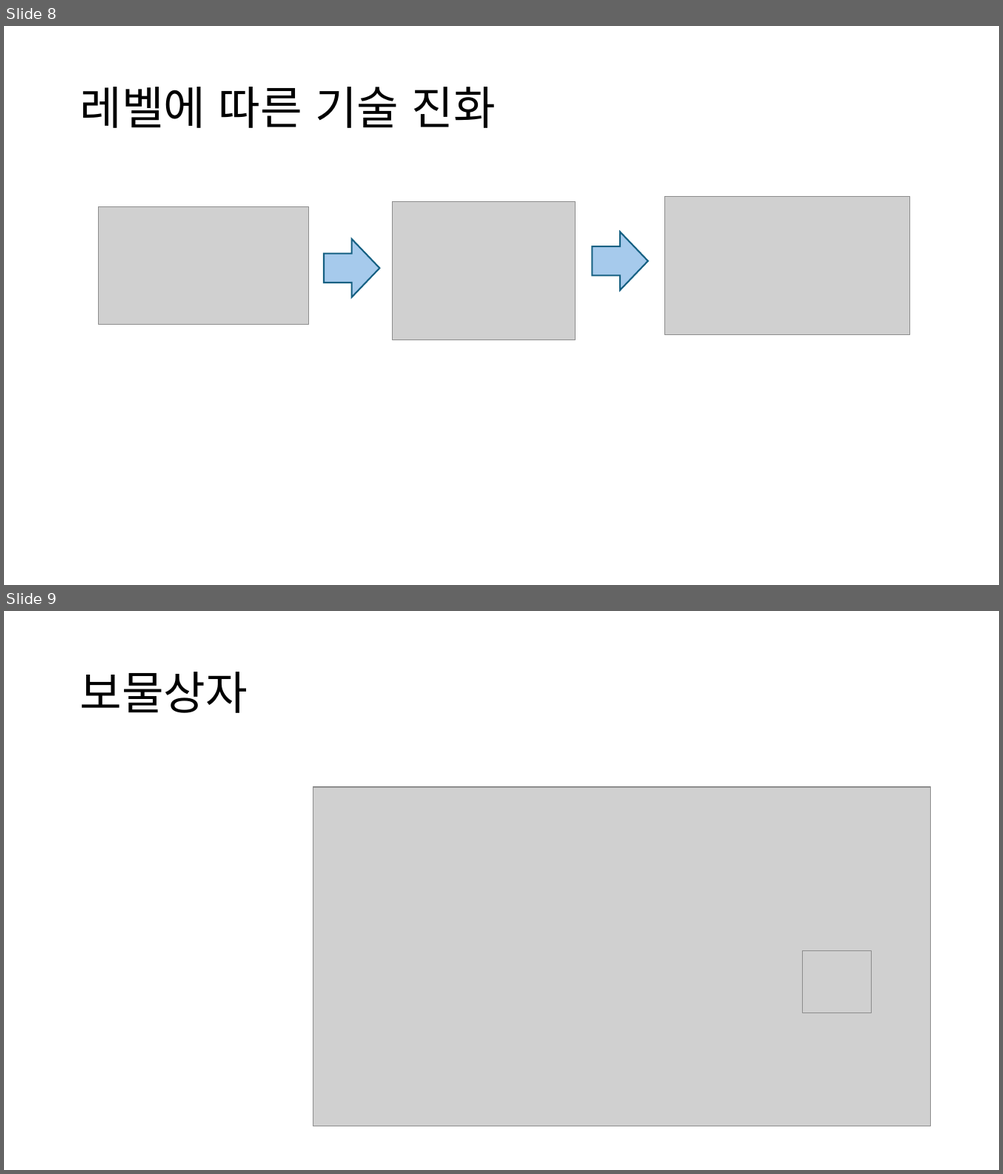
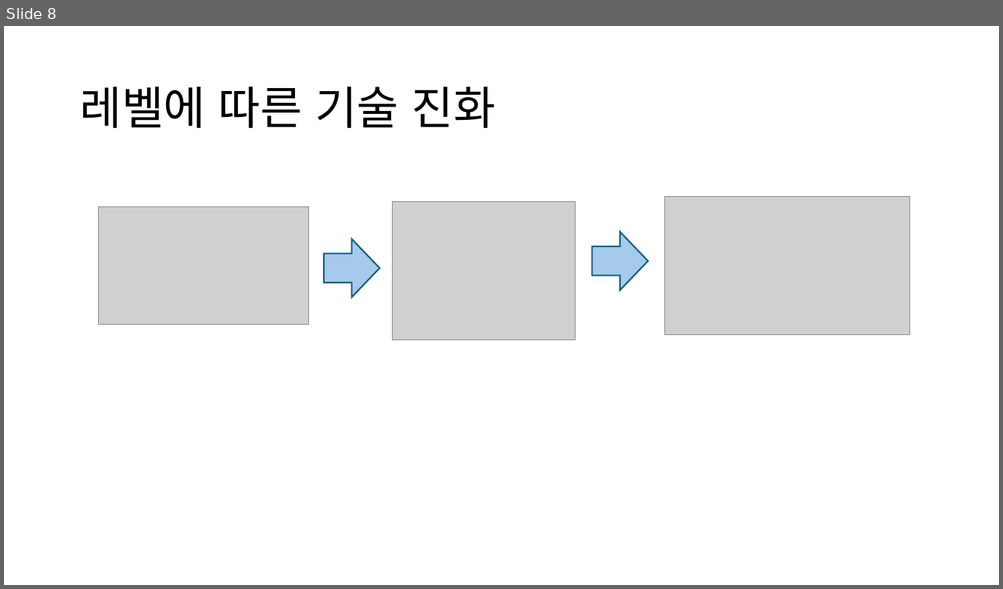
Before and after one commit to ToughGuyClub/Quagsire_revenge, a slide deck: 2D게임프로그래밍.pptx. Shown one above the other, each under a label of ours: slides 8 and 9 before the commit, slide 8 after it. The pictures are 1003x1174 and 1003x589 pixels, drawn with LibreOffice and Linux fonts; fonts in the diff are those of the drawing; grey boxes stand for pictures. Boxes give left, top, right and bottom in pixels: in the first picture for what was removed or moved away, otherwise in the second. Text is boxed around its words. In the diff, an @@ line names an element or a change of style, - is before the commit and + after.

```diff
--- a/2D게임프로그래밍.pptx
+++ b/2D게임프로그래밍.pptx
@@ slide 9 removed at [4, 611, 999, 1170], background #FFFFFF @@
@@ title removed at [79, 672, 247, 713] @@
-보물상자
@@ picture removed at [313, 787, 930, 1127] @@
@@ picture removed at [802, 951, 871, 1013] @@
```
Also in this commit, not shown: 1 slide added.
